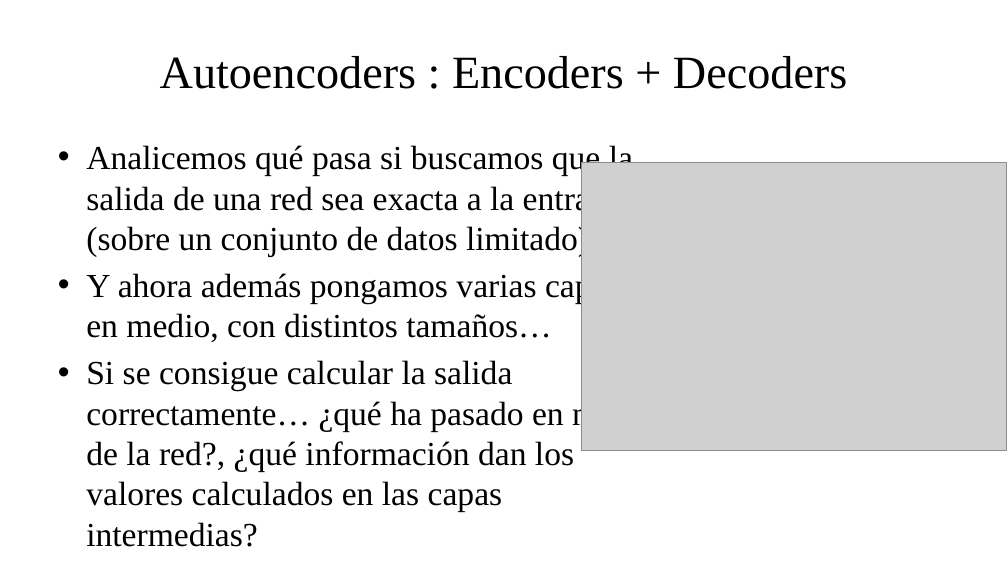
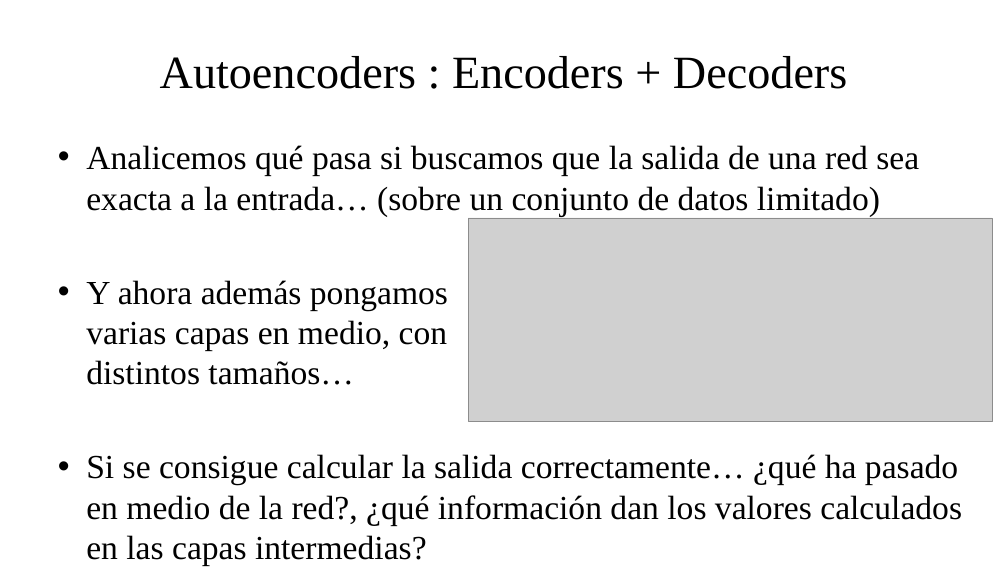
Before and after one commit to fsancho/Modelado-Analisis-Complejidad, a slide deck: slide 13 of Bloque IV. ML/IV.5. Métodos Avanzados.pptx. Drawn at 1008x567 pixels with LibreOffice and Linux fonts; fonts in the diff are those of the drawing; grey boxes stand for pictures. Boxes give left, top, right and bottom in pixels: in the first picture for what was removed or moved away, otherwise in the second. Text is boxed around its words. In the diff, an @@ line names an element or a change of style, - is before the commit and + after.

```diff
--- a/Bloque IV. ML/IV.5. Métodos Avanzados.pptx
+++ b/Bloque IV. ML/IV.5. Métodos Avanzados.pptx
@@ text "Analicemos qué pasa si buscamos ..." rewrapped from [86, 143, 656, 547] to [86, 145, 962, 566] @@
@@ picture: place and size @@
-picture at [582, 163, 1006, 450]
+picture at [468, 218, 992, 421]
```
Also in this commit, not shown: 6 other slides changed, 1 other file.
